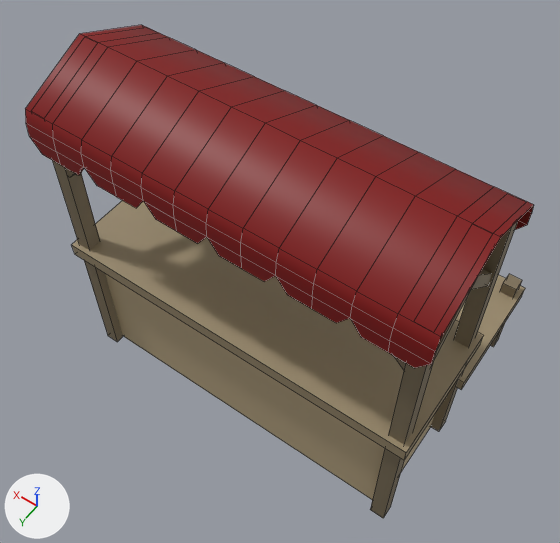
What one commit did to the FBX model Assets/Art/Environment Assets/Geometry/Buildings/Modular_geo/MarketStalls/VeggieStall.fbx.
Rendered twice from a camera (50 mm lens) standing at (-0.266, 0.353, 0.423) and looking at (0.004, -0.024, -0.17). Arrows for +X, +Y and +Z are at lower left; the lights stay in place. Mesh edges are drawn as thin lines. Where no turn or scale is listed for an object, it has been applied to the vertices.

The first picture shows 'VeggieStall', 'VeggieStall_Top'.
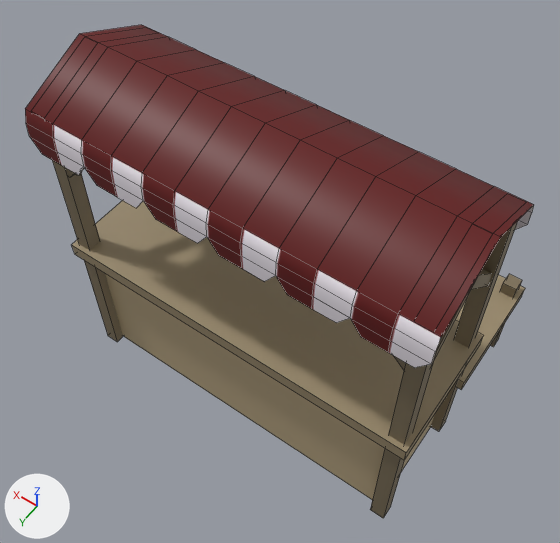
Commit message: Added mat to stall tops

Boxes (x1, y1, x2, y2) around the edits, measured in the pictures (560 x 543 px):
'VeggieStall_Top', surface changed, moved: (25, 25, 534, 368) in both

Edits to the bpy script that builds the scene:
```text
Add img_stall_top_textures_png:
    img_stall_top_textures_png = load_image('Stall_Top_Textures.png', 'Stall_Top_Textures.png', 2048, 2048, 'sRGB')
Change mat_m_veggiestall_top:
    remove mat_m_veggiestall_top.base_color = (0.218, 0.0, 0.0)  # red #810000
    add mat_m_veggiestall_top.texture = img_stall_top_textures_png  # with its transparency
Change me_mesh:
    where me_mesh.from_pydata(...)  # 127 vertices, 96 faces; spans x -0.191..0.191, y -0.075..0.075, z -0.036..0.036
    used by ob_veggiestall_top; location = (0.0, 0.0, 0.0)
    me_mesh part 1: texture (UV) coordinates of 96 of 96 faces, centred in x -0.175..0.175, y -0.075..0.075, z -0.029..0.021, changed; they spanned u 0.0..0.63, v 0.0..1.0 and now span u 0.4..0.67, v 0.01..0.43
Change ob_veggiestall_top:
    ob_veggiestall_top.location: (0.0, 0.0, 0.0) -> (0.0, 0.0, 0.0002)
```
